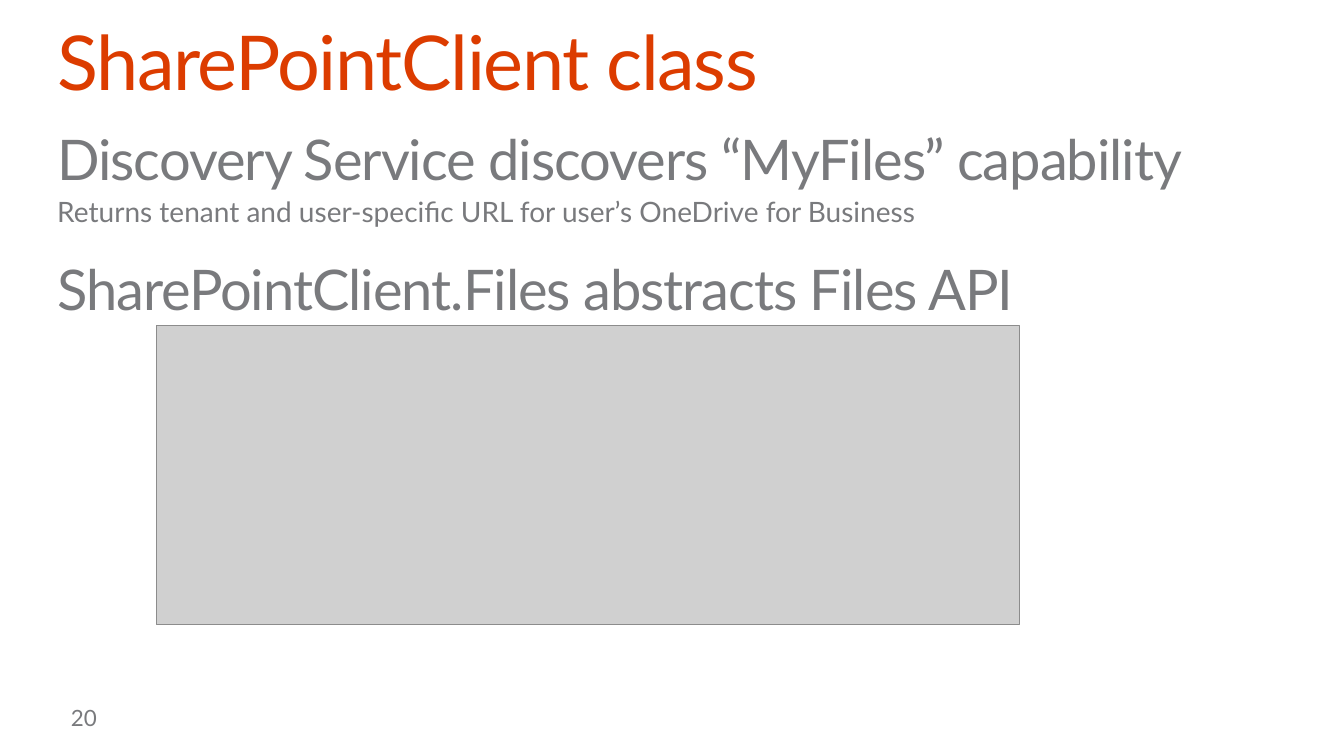
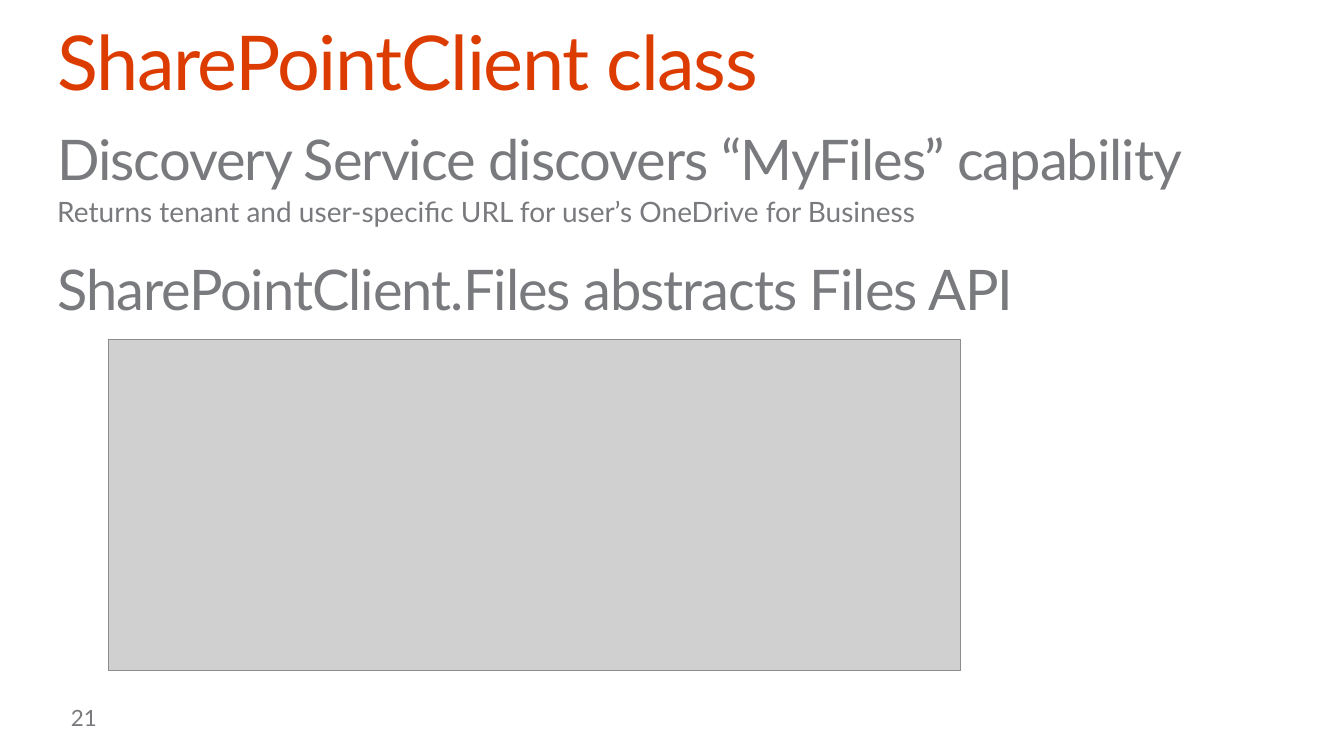
Before and after one commit to stinethebean/DevCampTraining, a slide deck: slide 21 of 04a.Hook into Office 365 APIs/Hook into Office 365 APIs.pptx (slide 20 before the commit). Drawn at 1344x756 pixels with LibreOffice and Linux fonts; fonts in the diff are those of the drawing; grey boxes stand for pictures; background and template pictures are left out. Boxes give left, top, right and bottom in pixels: in the first picture for what was removed or moved away, otherwise in the second. Text is boxed around its words. In the diff, an @@ line names an element or a change of style, - is before the commit and + after.

```diff
--- a/04a.Hook into Office 365 APIs/Hook into Office 365 APIs.pptx
+++ b/04a.Hook into Office 365 APIs/Hook into Office 365 APIs.pptx
@@ picture: place and size @@
-picture at box(156, 326, 1019, 625)
+picture at box(108, 340, 961, 671)
@@ page number at box(71, 710, 97, 726): text changed @@
-20
+21
```
Also in this commit, not shown: 2 other slides changed, 2 slides added, 2 slides removed.
